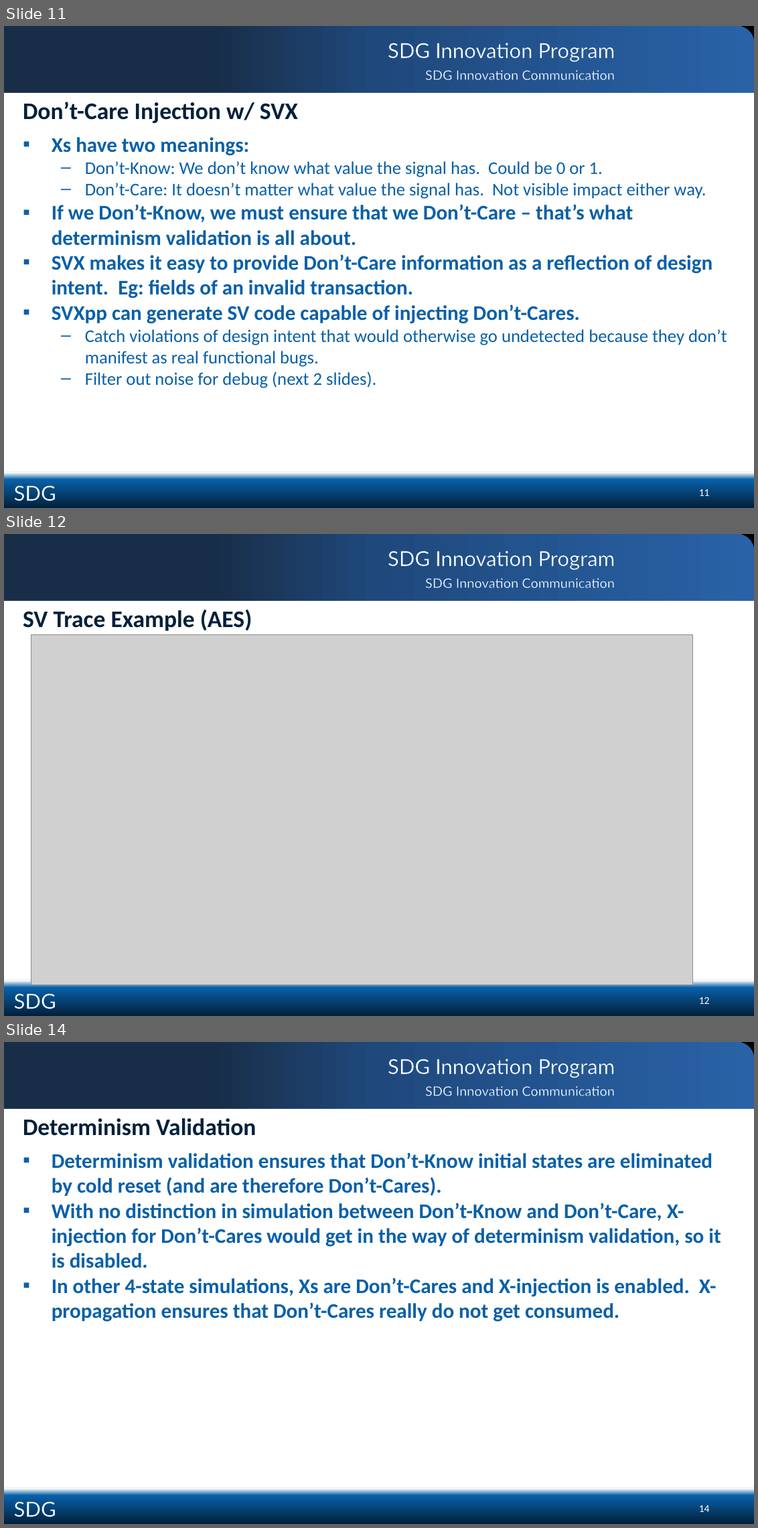
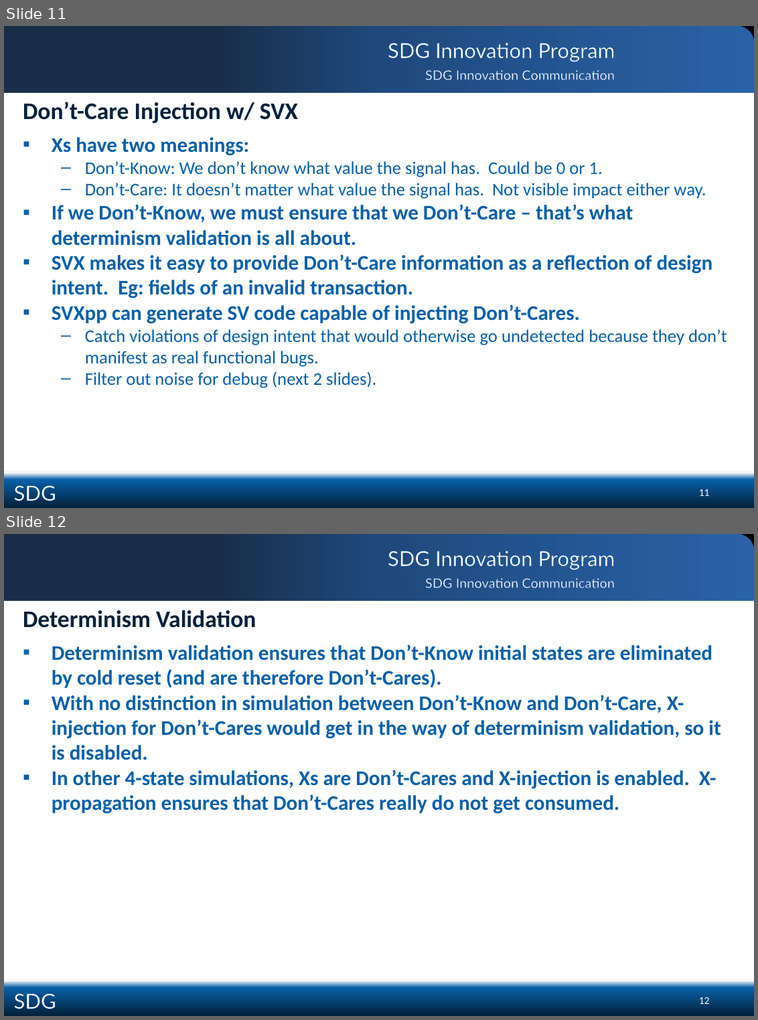
Before and after one commit to SystemVerilogX/SVX, a slide deck: SVX Docs/SVX Public Docs/SVX Data Flow.pptx. Shown one above the other, each under a label of ours: slides 11, 12 and 14 before the commit, slides 11 and 12 after it; the slides between them are not shown. The pictures are 758x1528 and 758x1020 pixels, drawn with LibreOffice and Linux fonts; fonts in the diff are those of the drawing; grey boxes stand for pictures; background and template pictures are left out. Boxes give left, top, right and bottom in pixels: in the first picture for what was removed or moved away, otherwise in the second. Text is boxed around its words. In the diff, an @@ line names an element or a change of style, - is before the commit and + after.

```diff
--- a/SVX Docs/SVX Public Docs/SVX Data Flow.pptx
+++ b/SVX Docs/SVX Public Docs/SVX Data Flow.pptx
@@ slide 12 removed at (4,534,754,1016), background #FFFFFF; not listed: 9 template elements that a slide beside it also shows @@
@@ title removed at (23,609,252,631) @@
-SV Trace Example (AES)
@@ picture removed at (31,635,693,986) @@
@@ what was slide 14 is now slide 12 @@
@@ page number at (699,998,710,1004): text changed @@
-14
+12
```
Also in this commit, not shown: 13 slides changed, 1 slide added, 2 other slides removed.
